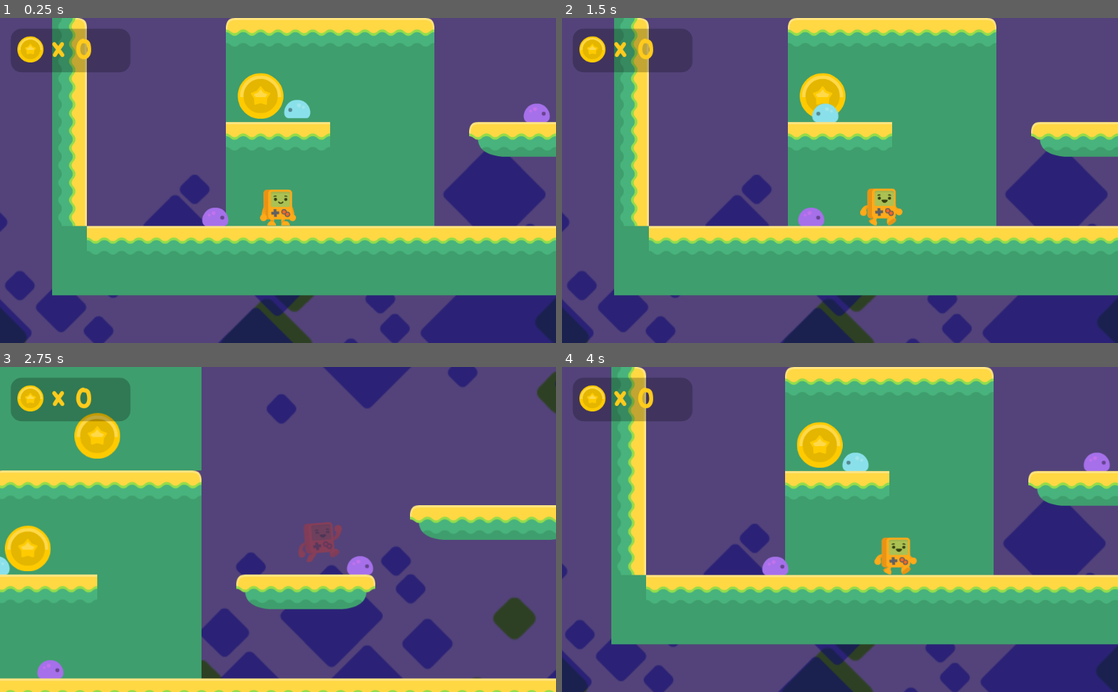
Above: before the commit, frames 1-4 (two rows, left to right).
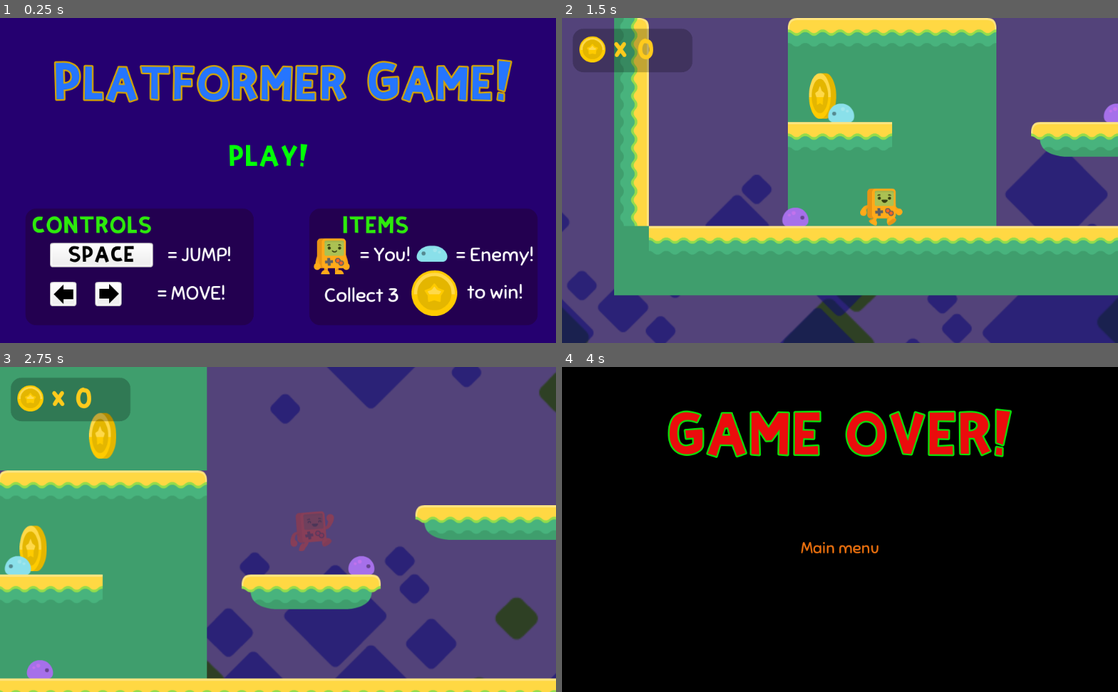
Above: after the commit, the same moments.

Repository: lspedalieri/godot-simple-platform
Game: Godot game, scene res://TitleMenu.tscn
Two runs of this game, one before a commit and one after it. Both use one fixed random seed, a clock stepped at 60 frames per second and the inputs below. Before the commit the project starts from res://Level1.tscn.
Inputs (mouse positions are in pixels of both pictures, inside the frame that each line leads up to):
- Up to frame 1 (0.25 s): no input
- Up to frame 2 (1.5 s): click (828, 157) at 0.5 s, where only the run after the commit has a clickable "PLAY!"; hold D (right_keys) from 1.28 s (still down)
- Up to frame 3 (2.75 s): keep holding D (right_keys); tap Space (jump_keys) at 1.52, 2.27 s
- Up to frame 4 (4 s): release D (right_keys) at 2.78 s; hold Left (left_keys) 2.78-3.53 s; hold D (right_keys) from 3.53 s (still down); tap Space (jump_keys) at 3.77 s

The runs differ from the first frame. In frame 1, 100% of the frame differs, in the area x 0-100%, y 0-100%; in frame 2, 1.3%; in frame 3, 7.5%; in frame 4, 100%.

Commit message:
Part 15 - Menu Screens, Buttons, Default Scene

Diff:
--- a/HUD.gd
+++ b/HUD.gd
@@ -6,10 +6,8 @@
 	$Coins.text = String(coins)
 
 
-func _physics_process(delta):
-	if(coins == 9):
-		get_tree().change_scene("res://Level1.tscn")
-
 func _on_Coin_coin_collected():
 	coins += 1
 	_ready()
+	if coins == 9:
+		get_tree().change_scene("res://YouWin.tscn")
--- /dev/null
+++ b/MainMenuButton.gd
@@ -0,0 +1,5 @@
+extends Button
+
+
+func _on_MainMenuButton_pressed():
+	get_tree().change_scene("res://TitleMenu.tscn")
--- a/Player.gd
+++ b/Player.gd
@@ -37,11 +37,11 @@
 	velocity.x = lerp(velocity.x, 0, 0.2)
 
 	if coins == 9:
-		get_tree().change_scene("res://Level1.tscn")
+		win()
 
 
 func _on_Fallzone_body_entered(body):
-	get_tree().change_scene("res://Level1.tscn")
+	die()
 
 func add_coin():
 	coins += 1
@@ -62,4 +62,10 @@
 
 
 func _on_Timer_timeout():
-	get_tree().change_scene("res://Level1.tscn")
+	die()
+
+func die():
+	get_tree().change_scene("res://gameover.tscn")
+
+func win():
+	get_tree().change_scene("res://YouWin.tscn")
--- /dev/null
+++ b/TitleMenu.gd
@@ -0,0 +1,9 @@
+extends Control
+
+
+func _ready():
+	pass
+
+
+func _on_Button_pressed():
+	get_tree().change_scene("res://Level1.tscn")
--- /dev/null
+++ b/TitleMenu.tscn
@@ -0,0 +1,246 @@
+[gd_scene load_steps=16 format=2]
+
+[ext_resource path="res://assets/UI/grey_button04.png" type="Texture" id=1]
+[ext_resource path="res://assets/fonts/KiriFont.ttf" type="DynamicFontData" id=2]
+[ext_resource path="res://assets/fonts/Sniglet-Regular.ttf" type="DynamicFontData" id=3]
+[ext_resource path="res://assets/player/platformChar_idle.png" type="Texture" id=4]
+[ext_resource path="res://assets/enemies/slimeBlue_blue.png" type="Texture" id=5]
+[ext_resource path="res://assets/coin/gold_1.png" type="Texture" id=6]
+[ext_resource path="res://assets/UI/grey_button13.png" type="Texture" id=7]
+[ext_resource path="res://assets/UI/arrow-UP.png" type="Texture" id=8]
+[ext_resource path="res://TitleMenu.gd" type="Script" id=9]
+
+[sub_resource type="DynamicFont" id=1]
+size = 70
+outline_size = 3
+outline_color = Color( 0.913725, 0.8, 0.0509804, 1 )
+font_data = ExtResource( 2 )
+
+[sub_resource type="StyleBoxFlat" id=2]
+bg_color = Color( 0.121569, 0.00784314, 0.113725, 0.380392 )
+corner_radius_top_left = 20
+corner_radius_top_right = 20
+corner_radius_bottom_right = 20
+corner_radius_bottom_left = 20
+
+[sub_resource type="DynamicFont" id=3]
+size = 32
+font_data = ExtResource( 2 )
+
+[sub_resource type="DynamicFont" id=4]
+size = 30
+font_data = ExtResource( 2 )
+
+[sub_resource type="DynamicFont" id=5]
+size = 36
+font_data = ExtResource( 3 )
+
+[sub_resource type="DynamicFont" id=6]
+size = 40
+font_data = ExtResource( 2 )
+
+[node name="TitleMenu" type="Control"]
+anchor_right = 1.0
+anchor_bottom = 1.0
+script = ExtResource( 9 )
+
+[node name="ColorRect" type="ColorRect" parent="."]
+margin_right = 1024.0
+margin_bottom = 600.0
+color = Color( 0.14902, 0, 0.443137, 1 )
+
+[node name="Label" type="Label" parent="."]
+margin_left = 98.0
+margin_top = 91.0
+margin_right = 945.0
+margin_bottom = 279.0
+custom_colors/font_color = Color( 0.14902, 0.462745, 1, 1 )
+custom_colors/font_outline_modulate = Color( 0.913725, 0.8, 0.0509804, 1 )
+custom_fonts/font = SubResource( 1 )
+text = "Platformer Game!"
+
+[node name="Left Panel" type="Panel" parent="."]
+margin_left = 47.0
+margin_top = 352.0
+margin_right = 467.0
+margin_bottom = 567.0
+custom_styles/panel = SubResource( 2 )
+
+[node name="Label" type="Label" parent="Left Panel"]
+margin_left = 3.0
+margin_top = 11.0
+margin_right = 241.0
+margin_bottom = 59.0
+custom_colors/font_color = Color( 0.180392, 0.92549, 0.0509804, 1 )
+custom_fonts/font = SubResource( 3 )
+text = "CONTROLS"
+align = 1
+valign = 1
+
+[node name="spacebar" type="TextureRect" parent="Left Panel"]
+margin_left = 45.0
+margin_top = 63.0
+margin_right = 235.0
+margin_bottom = 108.0
+texture = ExtResource( 1 )
+
+[node name="Space Label" type="Label" parent="Left Panel/spacebar"]
+margin_top = 6.0
+margin_right = 190.0
+margin_bottom = 44.0
+custom_colors/font_color = Color( 0, 0, 0, 1 )
+custom_fonts/font = SubResource( 4 )
+text = "SPACE"
+align = 1
+valign = 1
+
+[node name="= Jump" type="Label" parent="Left Panel/spacebar"]
+margin_left = 204.0
+margin_top = -1.0
+margin_right = 347.0
+margin_bottom = 43.0
+custom_colors/font_color = Color( 1, 1, 1, 1 )
+custom_fonts/font = SubResource( 5 )
+text = "= JUMP	!"
+align = 1
+valign = 1
+
+[node name="= Jump2" type="Label" parent="Left Panel/spacebar"]
+margin_left = 189.0
+margin_top = 70.0
+margin_right = 332.0
+margin_bottom = 116.0
+custom_colors/font_color = Color( 1, 1, 1, 1 )
+custom_fonts/font = SubResource( 5 )
+text = "= MOVE!"
+align = 1
+valign = 1
+
+[node name="KeyL" type="TextureRect" parent="Left Panel"]
+margin_left = 45.0
+margin_top = 135.0
+margin_right = 94.0
+margin_bottom = 180.0
+texture = ExtResource( 7 )
+
+[node name="TextureRect" type="TextureRect" parent="Left Panel/KeyL"]
+margin_left = 7.0
+margin_top = 41.0
+margin_right = 43.0
+margin_bottom = 77.0
+rect_rotation = -90.0
+texture = ExtResource( 8 )
+expand = true
+
+[node name="R" type="TextureRect" parent="Left Panel"]
+margin_left = 128.0
+margin_top = 135.0
+margin_right = 177.0
+margin_bottom = 180.0
+texture = ExtResource( 7 )
+
+[node name="TextureRect2" type="TextureRect" parent="Left Panel/R"]
+margin_left = 44.0
+margin_top = 4.0
+margin_right = 80.0
+margin_bottom = 40.0
+rect_rotation = 90.0
+texture = ExtResource( 8 )
+expand = true
+
+[node name="Left Panel2" type="Panel" parent="."]
+margin_left = 570.0
+margin_top = 352.0
+margin_right = 990.0
+margin_bottom = 567.0
+custom_styles/panel = SubResource( 2 )
+
+[node name="Label" type="Label" parent="Left Panel2"]
+margin_left = 3.0
+margin_top = 11.0
+margin_right = 241.0
+margin_bottom = 59.0
+custom_colors/font_color = Color( 0.180392, 0.92549, 0.0509804, 1 )
+custom_fonts/font = SubResource( 3 )
+text = "ITEMS"
+align = 1
+valign = 1
+
+[node name="Playericon" type="TextureRect" parent="Left Panel2"]
+margin_left = -7.0
+margin_top = 25.0
+margin_right = 89.0
+margin_bottom = 121.0
+texture = ExtResource( 4 )
+
+[node name="= you" type="Label" parent="Left Panel2"]
+margin_left = 87.0
+margin_top = 62.0
+margin_right = 193.0
+margin_bottom = 108.0
+custom_colors/font_color = Color( 1, 1, 1, 1 )
+custom_fonts/font = SubResource( 5 )
+text = "= You!"
+align = 1
+valign = 1
+
+[node name="spacebar2" type="TextureRect" parent="Left Panel2"]
+margin_left = 197.0
+margin_top = 64.0
+margin_right = 263.0
+margin_bottom = 107.0
+texture = ExtResource( 5 )
+
+[node name="= you2" type="Label" parent="Left Panel2"]
+margin_left = 270.0
+margin_top = 62.0
+margin_right = 413.0
+margin_bottom = 108.0
+custom_colors/font_color = Color( 1, 1, 1, 1 )
+custom_fonts/font = SubResource( 5 )
+text = "= Enemy!"
+align = 1
+valign = 1
+
+[node name="Playericon2" type="TextureRect" parent="Left Panel2"]
+margin_left = 188.0
+margin_top = 114.0
+margin_right = 272.0
+margin_bottom = 200.0
+texture = ExtResource( 6 )
+
+[node name="= you3" type="Label" parent="Left Panel2"]
+margin_left = 27.0
+margin_top = 137.0
+margin_right = 133.0
+margin_bottom = 183.0
+custom_colors/font_color = Color( 1, 1, 1, 1 )
+custom_fonts/font = SubResource( 5 )
+text = "Collect 3 "
+align = 1
+valign = 1
+
+[node name="= you4" type="Label" parent="Left Panel2"]
+margin_left = 270.0
+margin_top = 131.0
+margin_right = 413.0
+margin_bottom = 177.0
+custom_colors/font_color = Color( 1, 1, 1, 1 )
+custom_fonts/font = SubResource( 5 )
+text = "to win!	"
+align = 1
+valign = 1
+
+[node name="Button" type="Button" parent="."]
+margin_left = 374.0
+margin_top = 218.0
+margin_right = 615.0
+margin_bottom = 301.0
+custom_colors/font_color = Color( 0.0117647, 1, 0.027451, 1 )
+custom_colors/font_color_hover = Color( 0.192157, 0.0627451, 0.807843, 1 )
+custom_colors/font_color_pressed = Color( 0.854902, 0.384314, 0.0705882, 1 )
+custom_fonts/font = SubResource( 6 )
+text = "PLAY!"
+flat = true
+
+[connection signal="pressed" from="Button" to="." method="_on_Button_pressed"]
--- /dev/null
+++ b/YouWin.tscn
@@ -0,0 +1,50 @@
+[gd_scene load_steps=6 format=2]
+
+[ext_resource path="res://assets/fonts/KiriFont.ttf" type="DynamicFontData" id=1]
+[ext_resource path="res://MainMenuButton.gd" type="Script" id=2]
+[ext_resource path="res://assets/fonts/Sniglet-Regular.ttf" type="DynamicFontData" id=3]
+
+[sub_resource type="DynamicFont" id=1]
+size = 80
+outline_size = 3
+outline_color = Color( 0.0431373, 0.890196, 0.0392157, 1 )
+extra_spacing_top = 20
+font_data = ExtResource( 1 )
+
+[sub_resource type="DynamicFont" id=2]
+size = 30
+font_data = ExtResource( 3 )
+
+[node name="YouWin" type="Control"]
+margin_right = 40.0
+margin_bottom = 40.0
+rect_pivot_offset = Vector2( -272, 200 )
+
+[node name="ColorRect" type="ColorRect" parent="."]
+anchor_right = 1.0
+anchor_bottom = 1.0
+margin_right = 984.0
+margin_bottom = 560.0
+
+[node name="Game Over Label" type="Label" parent="."]
+margin_top = 55.0
+margin_right = 1024.0
+margin_bottom = 195.0
+custom_colors/font_color = Color( 0.0509804, 0.92549, 0.105882, 1 )
+custom_fonts/font = SubResource( 1 )
+text = "You Win!"
+align = 1
+valign = 1
+
+[node name="MainMenuButton" type="Button" parent="."]
+margin_left = 328.0
+margin_top = 272.0
+margin_right = 697.0
+margin_bottom = 397.0
+custom_colors/font_color = Color( 0.145098, 0.0588235, 0.92549, 1 )
+custom_fonts/font = SubResource( 2 )
+text = "Main menu"
+flat = true
+script = ExtResource( 2 )
+
+[connection signal="pressed" from="MainMenuButton" to="MainMenuButton" method="_on_MainMenuButton_pressed"]
--- a/enemy.tscn
+++ b/enemy.tscn
@@ -42,7 +42,6 @@
 [node name="AnimatedSprite" type="AnimatedSprite" parent="."]
 frames = SubResource( 1 )
 animation = "crawl"
-frame = 1
 playing = true
 
 [node name="floor_checker" type="RayCast2D" parent="."]
--- /dev/null
+++ b/gameover.tscn
@@ -0,0 +1,50 @@
+[gd_scene load_steps=6 format=2]
+
+[ext_resource path="res://assets/fonts/KiriFont.ttf" type="DynamicFontData" id=1]
+[ext_resource path="res://MainMenuButton.gd" type="Script" id=2]
+[ext_resource path="res://assets/fonts/Sniglet-Regular.ttf" type="DynamicFontData" id=3]
+
+[sub_resource type="DynamicFont" id=1]
+size = 80
+outline_size = 3
+outline_color = Color( 0.0431373, 0.890196, 0.0392157, 1 )
+extra_spacing_top = 20
+font_data = ExtResource( 1 )
+
+[sub_resource type="DynamicFont" id=2]
+size = 30
+font_data = ExtResource( 3 )
+
+[node name="GameOver" type="Control"]
+margin_right = 40.0
+margin_bottom = 40.0
+
+[node name="ColorRect" type="ColorRect" parent="."]
+anchor_right = 1.0
+anchor_bottom = 1.0
+margin_right = 984.0
+margin_bottom = 560.0
+color = Color( 0, 0, 0, 1 )
+
+[node name="Game Over Label" type="Label" parent="."]
+margin_top = 55.0
+margin_right = 1024.0
+margin_bottom = 195.0
+custom_colors/font_color = Color( 0.92549, 0.0509804, 0.0509804, 1 )
+custom_fonts/font = SubResource( 1 )
+text = "GAME OVER!"
+align = 1
+valign = 1
+
+[node name="MainMenuButton" type="Button" parent="."]
+margin_left = 328.0
+margin_top = 272.0
+margin_right = 697.0
+margin_bottom = 397.0
+custom_colors/font_color = Color( 0.92549, 0.443137, 0.0588235, 1 )
+custom_fonts/font = SubResource( 2 )
+text = "Main menu"
+flat = true
+script = ExtResource( 2 )
+
+[connection signal="pressed" from="MainMenuButton" to="MainMenuButton" method="_on_MainMenuButton_pressed"]
--- a/project.godot
+++ b/project.godot
@@ -11,7 +11,7 @@
 [application]
 
 config/name="simple platform again"
-run/main_scene="res://Level1.tscn"
+run/main_scene="res://TitleMenu.tscn"
 config/icon="res://icon.png"
 
 [input]
Binary file added: assets/UI/arrow-UP.png
Not shown, added: assets/UI/arrow-UP.png.import
Binary file added: assets/UI/grey_button04.png
Not shown, added: assets/UI/grey_button04.png.import
Binary file added: assets/UI/grey_button13.png
Not shown, added: assets/UI/grey_button13.png.import
Binary file added: assets/fonts/KiriFont.ttf
Binary file added: assets/fonts/Sniglet-Regular.ttf
